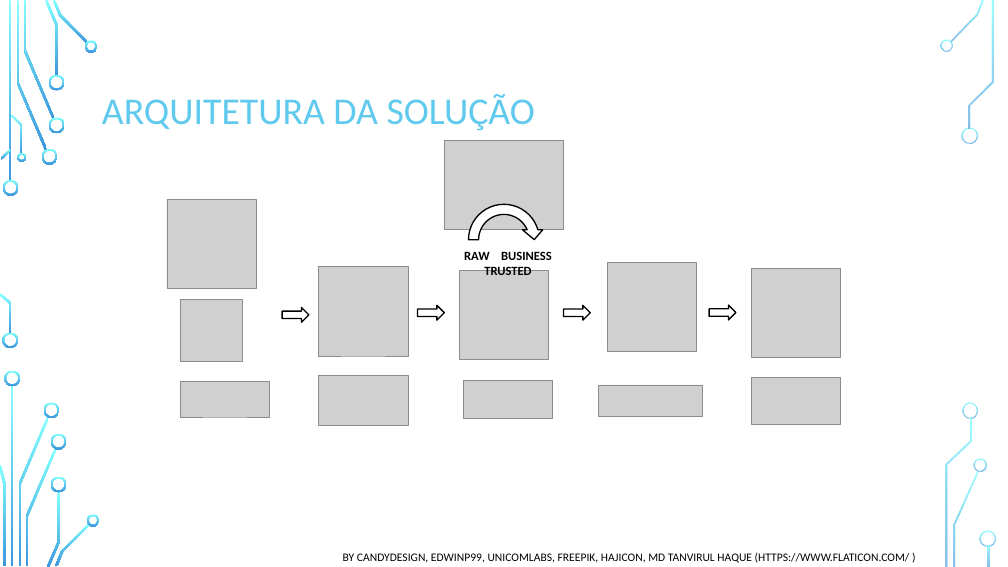
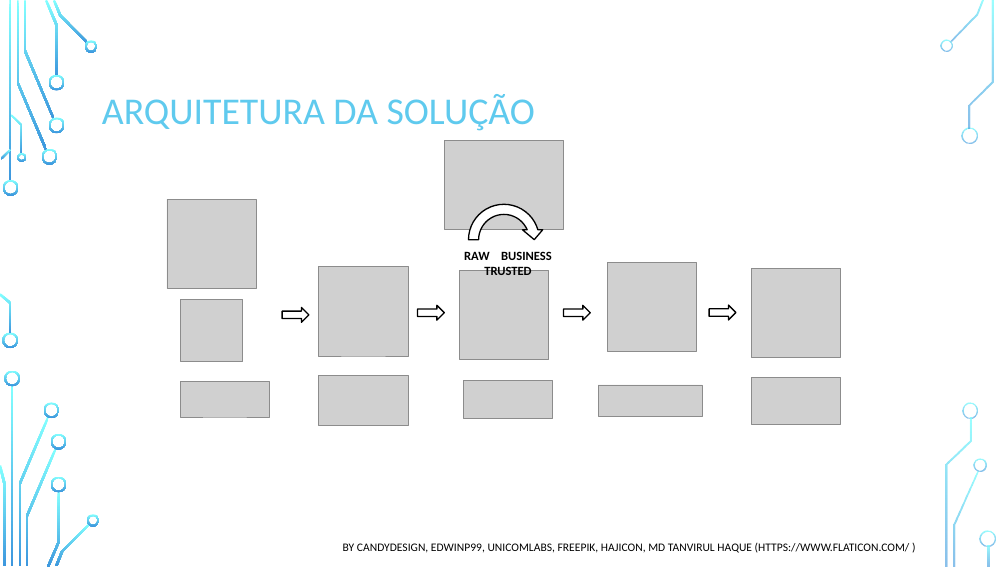
Before and after one commit to ftfarias/fia-trabalho, a slide deck: slide 2 of documentacao/Trabalho final - Camera Aberta.pptx. Drawn at 1008x567 pixels with LibreOffice and Linux fonts; fonts in the diff are those of the drawing; grey boxes stand for pictures; background and template pictures are left out. Boxes give left, top, right and bottom in pixels: in the first picture for what was removed or moved away, otherwise in the second. Text is boxed around its words. In the diff, an @@ line names an element or a change of style, - is before the commit and + after.

Commit message:
PPT Patricia

```diff
--- a/documentacao/Trabalho final - Camera Aberta.pptx
+++ b/documentacao/Trabalho final - Camera Aberta.pptx
@@ text "BY CANDYDESIGN, EDWINP99, UNICOMLABS, FREEPIK, ...": place and size @@
-text "BY CANDYDESIGN, EDWINP99, UNICOMLABS, FREEPIK, ..." at (343,553,910,563)
+text "BY CANDYDESIGN, EDWINP99, UNICOMLABS, FREEPIK, ..." at (343,543,910,553)
```
